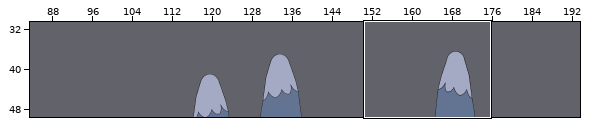
A Tiled map gets an edit: android/assets/tileMaps/RainbowRaceMap2.tmx. The picture above shows the old version from afar; the outline marks the close-up.
Close-up. The starting point:
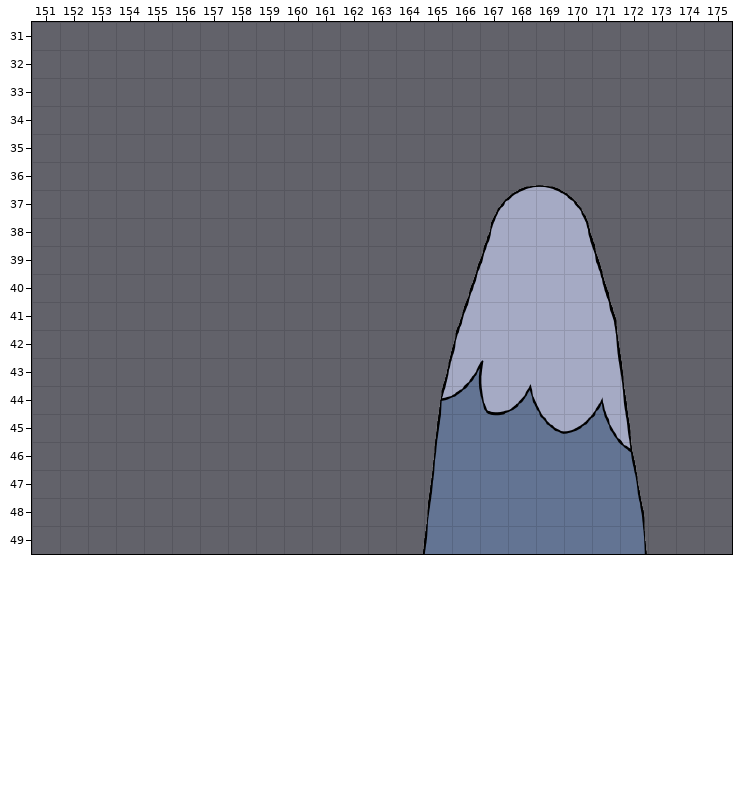
Cells are 32x32 px. Shown: x 151..175, y 31..49. The commit also changed other parts of the map, which this record leaves out.
After:
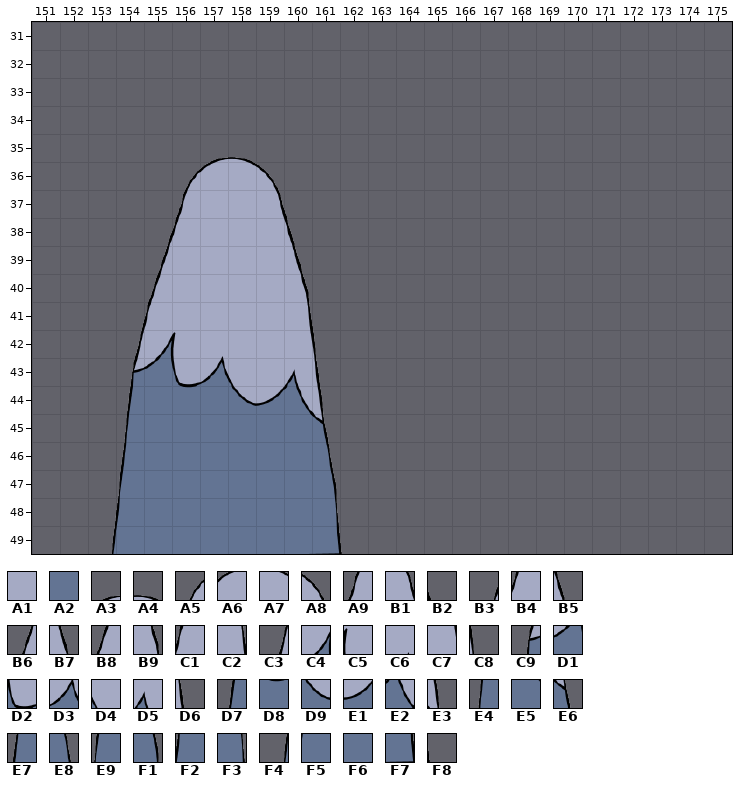
Key: from "RainbowRaceSet": A1 328, A2 841, A3 1353, A4 1354, A5 1416, A6 1417, A7 1418, A8 1419, A9 1480, B1 1483, B2 1484, B3 1543, B4 1544, B5 1548, B6 1607, B7 1612, B8 1671, B9 1676, C1 1735, C2 1740, C3 1798, C4 1799, C5 1800, C6 1801, C7 1804, C8 1805, C9 1862, D1 1863, D2 1864, D3 1865, D4 1866, D5 1868, D6 1869, D7 1926, D8 1928, D9 1930, E1 1931, E2 1932, E3 1933, E4 1990, E5 1996, E6 1997, E7 2054, E8 2061, E9 2118, F1 2125, F2 2182, F3 2189, F4 2245, F5 2246, F6 2252, F7 2253, F8 2254.
__ is an empty cell, .. an unchanged one.
Change:
--- layer "LandscapeLayer"
@@ x 153..172 @@
-35 .. .. .. .. __ __ .. .. .. .. .. .. .. .. .. .. .. .. .. ..
-36 .. .. .. __ __ __ __ .. .. .. .. .. .. .. .. A3 A4 .. .. ..
-37 .. .. .. __ __ __ __ __ .. .. .. .. .. .. A5 A6 A7 A8 .. ..
-38 .. .. __ __ __ __ __ __ .. .. .. .. .. .. A9 A1 A1 B1 B2 ..
-39 .. .. __ __ __ __ __ __ .. .. .. .. .. B3 B4 A1 A1 A1 B5 ..
-40 .. .. __ __ __ __ __ __ .. .. .. .. .. B6 A1 A1 A1 A1 B7 ..
-41 .. .. __ __ __ __ __ __ .. .. .. .. .. B8 A1 A1 A1 A1 B9 ..
-42 .. __ __ __ __ __ __ __ __ .. .. .. .. C1 A1 A1 A1 A1 C2 ..
-43 .. __ __ __ __ __ __ __ __ .. .. .. C3 C4 C5 C6 A1 A1 C7 C8
-44 .. __ __ __ __ __ __ __ __ .. .. .. C9 D1 D2 D3 D4 A1 D5 D6
-45 .. __ __ __ __ __ __ __ __ .. .. .. D7 A2 D8 A2 D9 E1 E2 E3
-46 .. __ __ __ __ __ __ __ __ .. .. .. E4 A2 A2 A2 A2 A2 E5 E6
-47 .. __ __ __ __ __ __ __ __ .. .. .. E7 A2 A2 A2 A2 A2 A2 E8
-48 .. __ __ __ __ __ __ __ __ .. .. .. E9 A2 A2 A2 A2 A2 A2 F1
-49 __ __ __ __ __ __ __ __ __ __ .. .. F2 A2 A2 A2 A2 A2 A2 F3
+35 .. .. .. .. A3 A4 .. .. .. .. .. .. .. .. .. .. .. .. .. ..
+36 .. .. .. A5 A6 A7 A8 .. .. .. .. .. .. .. .. __ __ .. .. ..
+37 .. .. .. A9 A1 A1 B1 B2 .. .. .. .. .. .. __ __ __ __ .. ..
+38 .. .. B3 B4 A1 A1 A1 B5 .. .. .. .. .. .. __ __ __ __ __ ..
+39 .. .. B6 A1 A1 A1 A1 B7 .. .. .. .. .. __ __ __ __ __ __ ..
+40 .. .. B8 A1 A1 A1 A1 B9 .. .. .. .. .. __ __ __ __ __ __ ..
+41 .. .. C1 A1 A1 A1 A1 C2 .. .. .. .. .. __ __ __ __ __ __ ..
+42 .. C3 C4 C5 C6 A1 A1 C7 C8 .. .. .. .. __ __ __ __ __ __ ..
+43 .. C9 D1 D2 D3 D4 A1 D5 D6 .. .. .. __ __ __ __ __ __ __ __
+44 .. D7 A2 D8 A2 D9 E1 E2 E3 .. .. .. __ __ __ __ __ __ __ __
+45 .. E4 A2 A2 A2 A2 A2 E5 E6 .. .. .. __ __ __ __ __ __ __ __
+46 .. E7 A2 A2 A2 A2 A2 A2 E8 .. .. .. __ __ __ __ __ __ __ __
+47 .. E9 A2 A2 A2 A2 A2 A2 F1 .. .. .. __ __ __ __ __ __ __ __
+48 .. F2 A2 A2 A2 A2 A2 A2 F3 .. .. .. __ __ __ __ __ __ __ __
+49 F4 F5 A2 A2 A2 A2 A2 F6 F7 F8 .. .. __ __ __ __ __ __ __ __
Pixel boxes of the changes (left, top, right, bottom) in both close-ups:
added: (112, 157, 342, 554)
removed: (424, 185, 647, 554)
